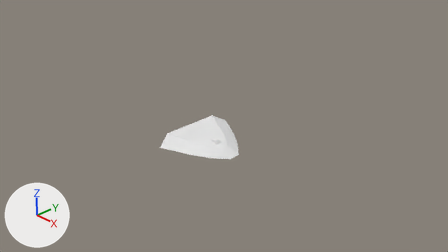
What one commit did to the Blender file Resources/3d/PlayerShip.blend.
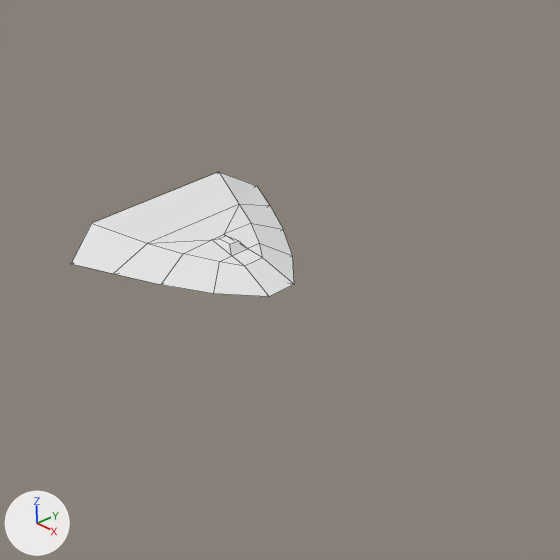
Each version is shown from the file's camera 'Camera', then close up on the part from 30% to 74% of the width and 22% to 100% of the height. The axes (+X, +Y, +Z) are drawn at lower left. The lights are the same throughout. The close-ups show mesh edges as thin lines.

In view in the first close-up: 'Ship'.
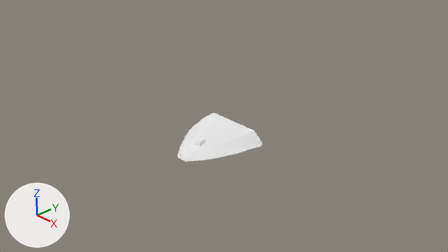
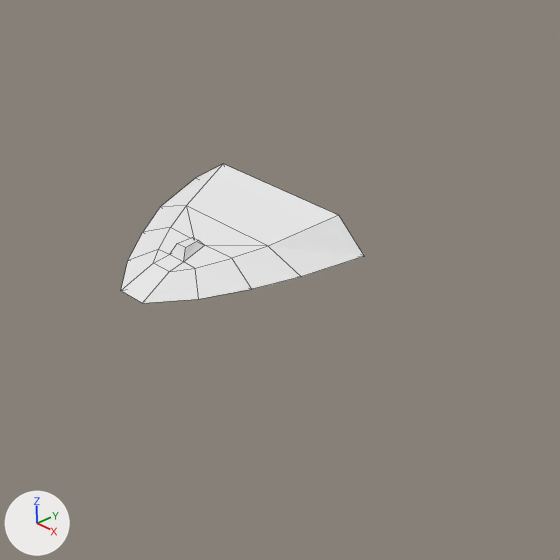
Boxes (x1, y1, x2, y2) around the edits, measured in the close-ups (560 x 560 px):
'Ship', reshaped, moved, turned: before (71, 172, 294, 297); after (121, 164, 364, 303)

Diff of the bpy script that builds the scene:
```diff
--- a/Resources/3d/PlayerShip.blend.py
+++ b/Resources/3d/PlayerShip.blend.py
@@ me_cube @@
 # used by ob_ship; location = (0.0, 0.008, 0.023); rotation_euler = (0.0, 0.0, -4.712), in degrees (0, 0, -270)
-me_cube.from_pydata(...)  # 54 vertices, 54 faces; spans x -1.01..1.01, y -0.81..0.7, z -0.25..0.21
+me_cube.from_pydata(...)  # 54 vertices, 54 faces; spans x -1.01..1.01, y -0.18..0.28, z -0.77..0.83
+# me_cube part 1: 54 of 54 vertices moved; they spanned x -1.01..1.01, y -0.81..0.7, z -0.25..0.21 and now span x -1.01..1.01, y -0.18..0.28, z -0.77..0.83; mean shift (0.0, -0.02, -0.01); largest move (0.13, -0.81, -0.08) -> (0.13, -0.11, 0.83)
 me_cube.materials.append(mat_material)
@@ ob_ship @@
 ob_ship = bpy.data.objects.new('Ship', me_cube)
-ob_ship.location = (0.0, 0.008, 0.023)
-ob_ship.rotation_euler = (0.0, 0.0, -4.712)  # degrees (0, 0, -270)
+ob_ship.location = (0.0, 0.0, 0.0)
+ob_ship.rotation_euler = (1.571, 0.0, 0.0)  # degrees (90, 0, 0)
```
